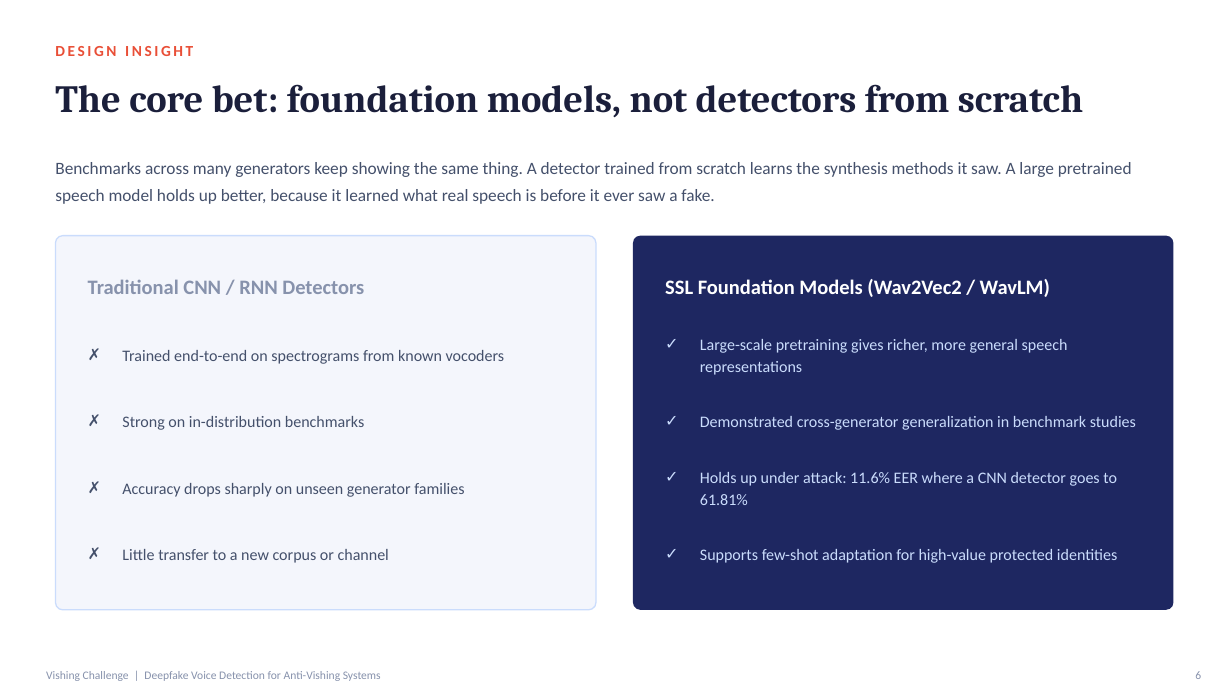
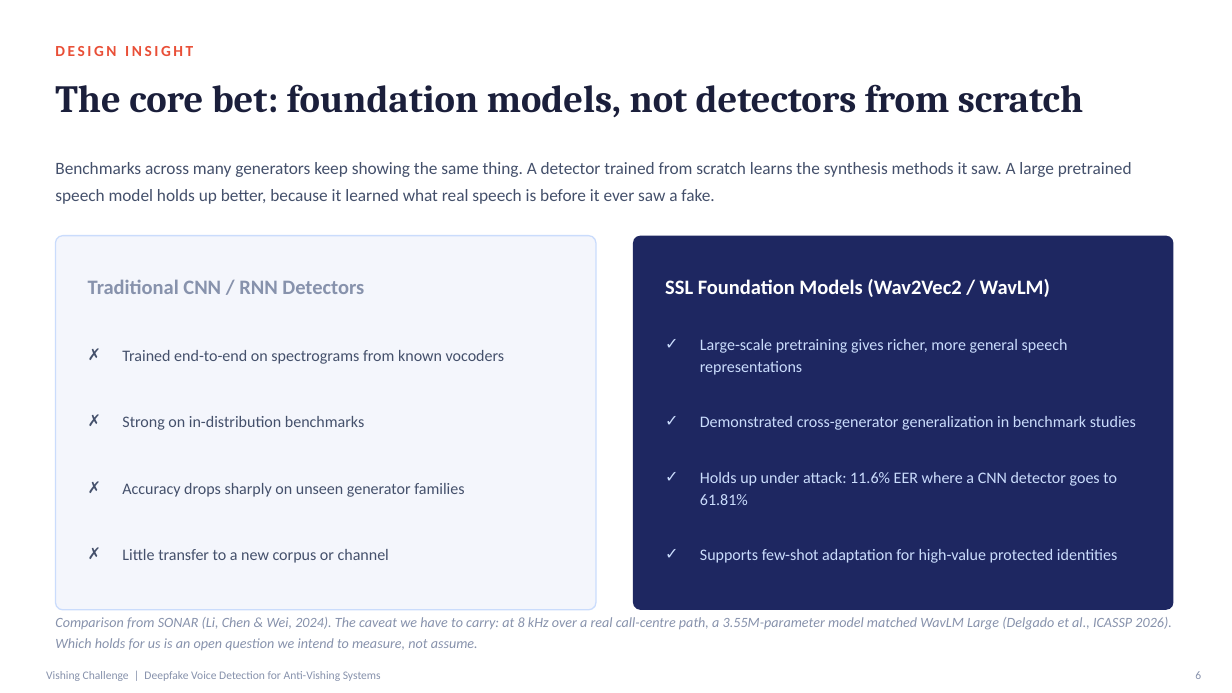
Before and after one commit to mertBiricik/vishing, a slide deck: slide 6 of slides/anti_vishing_proposal.pptx. Drawn at 1232x693 pixels with LibreOffice and Linux fonts; fonts in the diff are those of the drawing. Boxes give left, top, right and bottom in pixels: in the first picture for what was removed or moved away, otherwise in the second. Text is boxed around its words. In the diff, an @@ line names an element or a change of style, - is before the commit and + after.

Commit message:
Add novelty analysis document and update PDF versions
- Introduced a new markdown file `novelty.md` detailing the originality claims and findings related to modern telephony and generator evaluations.
- Added two new PDF documents: `2410.04324v3.pdf` and `2410.04324v4.pdf`, which contain relevant research updates.

```diff
--- a/slides/anti_vishing_proposal.pptx
+++ b/slides/anti_vishing_proposal.pptx
@@ text added at [55,617,1171,650], 11 pt, text #8792AC, italic @@
+Comparison from SONAR (Li, Chen & Wei, 2024). The caveat we have to carry: at 8 kHz over a real call-centre path, a 3.55M-parameter model matched WavLM Large (Delgado et al., ICASSP 2026). Which holds for us is an open question we intend to measure, not assume.
```
Also in this commit, not shown: 2 other slides changed, 5 other files.
